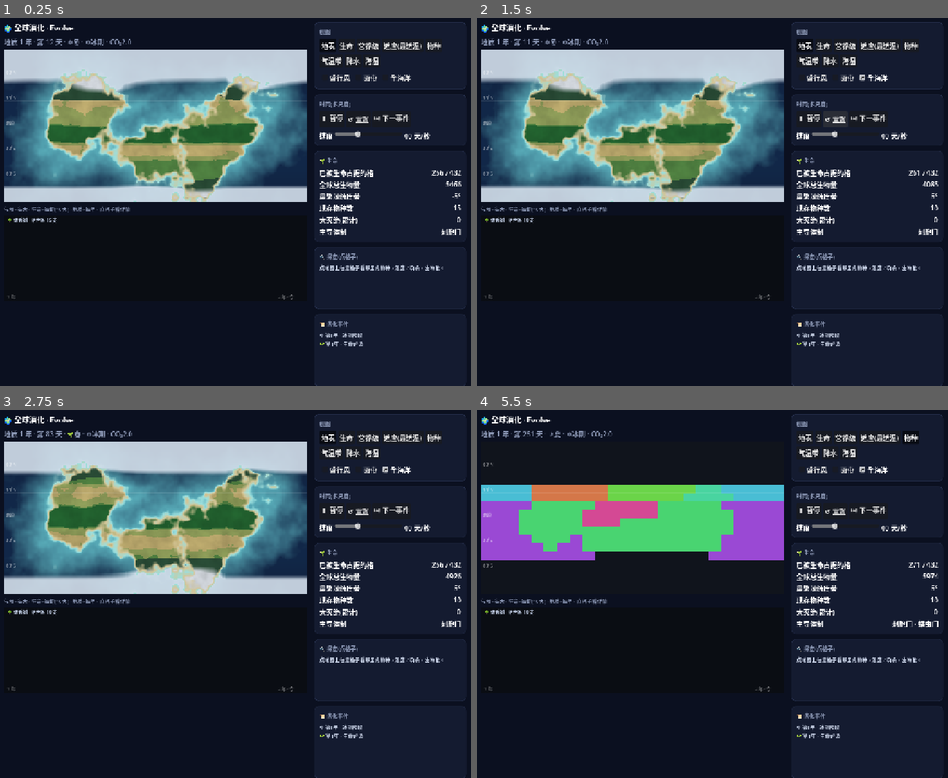
Above: before the commit, frames 1-4 (two rows, left to right).
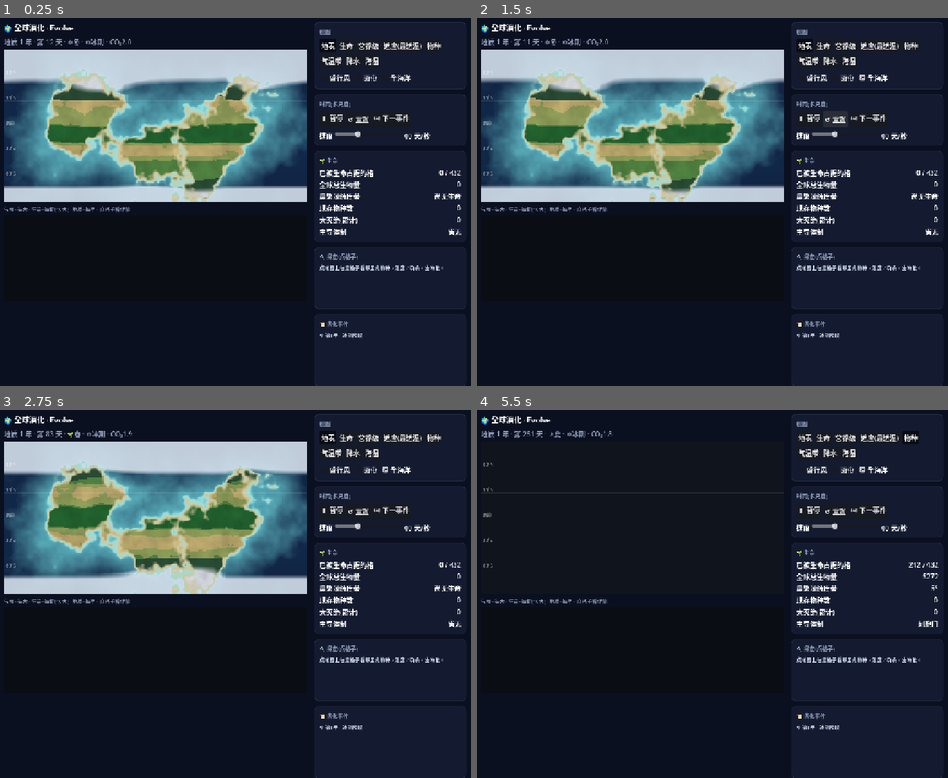
Above: after the commit, the same moments.

Repository: Mass404/survival-model
Game: Godot game, scene res://Main.tscn
Two runs of this game, one before a commit and one after it. Both use one fixed random seed, a clock stepped at 60 frames per second and the inputs below.
Inputs:
- Up to frame 1 (0.25 s): no input
- Up to frame 2 (1.5 s): click "全海洋" at 0.5 s; click "↺ 重置" at 1.25 s
- Up to frame 3 (2.75 s): click "地表" at 2 s
- Up to frame 4 (5.5 s): click "生命" at 2.75 s; click "营养级" at 3.5 s; click "适应(最适温)" at 4.25 s; click "物种" at 5 s

The runs differ from the first frame. In frame 1, 0.4% of the frame differs, in the area x 1-98%, y 41-90%; in frame 2, 0.4%; in frame 3, 0.4%; in frame 4, 13%, in the area x 0-98%, y 5-90%.

Commit message:
feat: 史前有机化学搬运—生命起源有机汤门 + 闪电固氮(从 world.html;#6)
- 生命起源: 从'Hab>IGNITE直接点燃'升级成'每格攒有机汤(Org)跨阈点燃'。
  Org合成=暖×能量(还原缓冲)×原料(CO2×可用氮)×无氧×有水 - O2氧化降解;
  跨ORG_IGNITE才点燃→生命起源延迟到第2年,且无氧早期才行
  (anox随O2走→自然实现GOE后难点燃)。
- 守恒: Org↔CO2交换记入新库organicC,总碳含organicC一克不差(漂移7.6e-11)。
- 闪电固氮: 非生物固氮(暖湿→雷暴),生命前也供氮;atmN2→availN守恒。
- 新增prebiocheck.gd验证。
- 验证: 生命起源@第2年、起源O2=0(无氧)、碳氮守恒、GOE形态在;
  validate回归健全(成因谱系: 冰期/缺氧/暖室/撞击)。

Co-Authored-By: Claude Opus 4.8 <noreply@anthropic.com>

Diff:
--- a/godot/conscheck.gd
+++ b/godot/conscheck.gd
@@ -6,7 +6,7 @@
 func _initialize() -> void:
 	var w = Sim.new()
 	w.spinUp()
-	var c0: float = w.globalCO2 + w.ocnC + w.fosC + w.rockC
+	var c0: float = w.globalCO2 + w.ocnC + w.fosC + w.rockC + w.organicC
 	var n0: float = w.atmN2 + w.availN
 	print("spin-up 后  总碳 %.6f  总氮 %.6f" % [c0, n0])
 	var day := 0
@@ -18,11 +18,11 @@
 			w.stepGeo()
 			if goe < 0 and w.globalO2 > 1.0: goe = w.geoT
 			if w.geoT % 20 == 0:
-				var ct: float = w.globalCO2 + w.ocnC + w.fosC + w.rockC
+				var ct: float = w.globalCO2 + w.ocnC + w.fosC + w.rockC + w.organicC
 				var nt: float = w.atmN2 + w.availN
 				print("  第%3d年  总碳 %.6f  总氮 %.6f | 大气CO2 %.2f  O2 %.2f  还原库 %.0f  化石 %.1f" % [w.geoT, ct, nt, w.globalCO2, w.globalO2, w.globalRed, w.fosC])
 		day += 1
-	var c1: float = w.globalCO2 + w.ocnC + w.fosC + w.rockC
+	var c1: float = w.globalCO2 + w.ocnC + w.fosC + w.rockC + w.organicC
 	var n1: float = w.atmN2 + w.availN
 	print("================ 守恒账本验证 ================")
 	print("碳: 初 %.6f → 末 %.6f" % [c0, c1]); print("   碳漂移 = ", c1 - c0)
--- /dev/null
+++ b/godot/prebiocheck.gd
@@ -0,0 +1,46 @@
+extends SceneTree
+# 史前有机化学 headless 验证: godot --headless --path godot --script res://prebiocheck.gd
+# 验证 生命起源从'有机汤门'涌现(非第1年直接点燃) + 无氧早期才点燃 + 有机物守恒(总碳含 organicC)
+const Sim = preload("res://sim/World.gd")
+
+func _initialize() -> void:
+	var w = Sim.new()
+	w.spinUp()
+	var c0: float = w.globalCO2 + w.ocnC + w.fosC + w.rockC + w.organicC
+	var sz: int = w.N.size()
+	var day := 0
+	var igniteY := -1
+	var igniteO2 := -1.0
+	var igniteOrg := 0.0
+	var orgPeak := 0.0
+	var goeY := -1
+	var orgAtGOE := -1.0
+	for step in 120 * Sim.YEAR:
+		w.stepDay(day % Sim.YEAR)
+		if day % 10 == 0: w.stepLife(10.0)
+		if day % Sim.YEAR == 0:
+			w.stepGeo()
+			var so := 0.0
+			for k in sz: so += w.Org[k]
+			orgPeak = maxf(orgPeak, so)
+			if igniteY < 0:
+				var alive := false
+				for k in sz:
+					if w.N[k] > Sim.SEED: alive = true; break
+				if alive: igniteY = w.geoT; igniteO2 = w.globalO2; igniteOrg = so
+			if goeY < 0 and w.globalO2 > 1.0: goeY = w.geoT; orgAtGOE = so
+		day += 1
+	var c1: float = w.globalCO2 + w.ocnC + w.fosC + w.rockC + w.organicC
+	var cdrift: float = absf(c1 - c0)
+	print("=== 史前有机化学(生命起源)验证 ===")
+	print("生命起源 @ 第 %d 年  (起源时 O2=%.2f, ΣOrg=%.1f)" % [igniteY, igniteO2, igniteOrg])
+	print("ΣOrg 峰值 = %.1f,  有机碳库 organicC = %.4f" % [orgPeak, w.organicC])
+	if goeY > 0: print("GOE @ 第 %d 年, 当时 ΣOrg=%.1f" % [goeY, orgAtGOE])
+	print("总碳(含 organicC): 初 %.5f → 末 %.5f, 漂移 " % [c0, c1], cdrift)
+	var delayOK: bool = igniteY > 1
+	var anoxOK: bool = igniteY > 0 and igniteO2 < 2.0
+	var consOK: bool = cdrift < 1e-3
+	print("有机汤门(延迟起源): %s (第%d年,不再第1年直接点燃)" % ["✅" if delayOK else "❌", igniteY])
+	print("无氧早期点燃: %s (起源 O2=%.2f < 2)" % ["✅" if anoxOK else "❌", igniteO2])
+	print("有机物守恒: %s (漂移 < 1e-3)" % ("✅ 一克不差" if consOK else "❌ 漂了"))
+	quit(0 if (delayOK and anoxOK and consOK) else 1)
--- a/godot/sim/World.gd
+++ b/godot/sim/World.gd
@@ -48,6 +48,7 @@
 var N := PackedFloat64Array()      # 生产者生物量
 var H := PackedFloat64Array()      # 食草者(一级消费者)
 var C := PackedFloat64Array()      # 食肉者(二级消费者)
+var Org := PackedFloat64Array()    # 史前有机汤(生命前;合成-降解张弛,跨阈点燃生命)
 var Hab := PackedFloat64Array()
 var Topt := PackedFloat64Array()
 var Salt := PackedFloat64Array()
@@ -90,6 +91,11 @@
 const SEED := 0.05
 const IGNITE := 0.45
 const Kmax := 40.0
+# —— 史前有机化学(从 world.html;生命前攒有机汤,跨阈点燃,无氧早期才行)——
+const oSynK := 0.04      # 有机合成率(暖×能量×原料×无氧×有水)
+const oDecK := 0.02      # 有机降解率(×O₂氧化加成)
+const ORG_IGNITE := 0.4  # 有机汤点燃生命阈值(替代 Hab>IGNITE)
+const cOrgK := 0.003     # 有机汤↔CO₂碳转换(痕量有机碳库,守恒记入 organicC)
 # 食物网(Holling-II 捕食,饱和→稳定;系数按 stepLife dt=10 标定,validate 验金字塔/共存)
 const FW_HALF := 8.0       # 半饱和猎物量
 const FW_GRAZE := 0.5      # 单位捕食者最大摄食压
@@ -164,6 +170,7 @@
 # —— 守恒账本(从 world.html 搬:碳 4 库闭合 + 大氧化 GOE + 氮两库)。总量只在库间搬,守恒 ——
 var ocnC: float = 2.0       # 海洋溶解碳库
 var fosC: float = 0.0       # 化石/沉积有机碳库
+var organicC: float = 0.0   # 史前有机汤碳库(=Org 之和×cOrgK,守恒)
 var rockC: float = 10000.0  # 岩石+地幔碳库(火山源/风化汇)
 const seaExK := 0.05        # 海气碳交换率
 const buryK := 0.05         # 生物碳泵:净埋藏率(大气→化石,放等量 O₂)。温和→火山≈风化+埋藏,大气CO2自稳
@@ -177,6 +184,7 @@
 var availN: float = 2.0     # 可用氮(生物可取)
 const nfixGK := 0.05        # 固氮率(N₂→可用)
 const denitGK := 0.03       # 反硝化率(可用→N₂,缺氧强)
+const sFixK := 0.02         # 闪电固氮率(非生物,暖湿→雷暴;生命前也供氮)
 
 var geoT := 0
 
@@ -358,13 +366,26 @@
 	var aT := 1.0 - exp(-0.05 * dt)
 	var aS := 1.0 - exp(-0.04 * dt)
 	var aD := 1.0 - exp(-0.05 * dt)
-	# 起源:性状=当地环境
-	for j in NLat:
-		var jb := j * NLon
-		for i in NLon:
-			var k := jb + i
-			if Hab[k] > IGNITE and N[k] < SEED:
+	# 史前有机化学 + 起源:每格攒有机汤(合成 暖×能量×原料×无氧×有水 - O₂氧化降解),跨阈才点燃生命
+	var feed := clampf(globalCO2 / 2.0, 0.0, 1.0) * clampf(availN / 2.0, 0.0, 1.0)   # 原料:CO₂ + 可用氮
+	var anox := clampf(1.0 - globalO2 / 3.0, 0.0, 1.0)                               # 无氧度:GOE前高,GOE后→0
+	var eChem := 0.4 + 0.6 * clampf(globalRed / 4.0, 0.0, 1.0)                       # 还原缓冲≈喷口/火山化学能
+	var oxidD := 1.0 + 5.0 * clampf(globalO2 / 5.0, 0.0, 1.0)                        # O₂→氧化降解加快
+	var dwOrg := dt / 10.0
+	var dOrg := 0.0
+	for j in NLat:
+		var jb := j * NLon
+		for i in NLon:
+			var k := jb + i
+			var tf := Teff(j, i)
+			var warm := clampf((tf + 5.0) / 25.0, 0.0, 1.0) * clampf((60.0 - tf) / 40.0, 0.0, 1.0)
+			var syn := oSynK * warm * eChem * feed * anox * Hab[k] * dwOrg
+			var dec := oDecK * Org[k] * oxidD * dwOrg
+			Org[k] = maxf(0.0, Org[k] + syn - dec)
+			dOrg += syn - dec
+			if N[k] < SEED and Org[k] > ORG_IGNITE and Hab[k] > 0.05:   # 有机汤够浓+有水→点燃(无氧已含在 Org 累积里)
 				N[k] = SEED; Topt[k] = Teff(j, i); Salt[k] = envSalt(j, i); Dry[k] = envDry(j, i)
+	globalCO2 -= cOrgK * dOrg; organicC += cOrgK * dOrg                              # 守恒:合成扣CO₂/降解还,记入有机碳库
 	# 增长 + 本地适应 + 形态发育
 	for j in NLat:
 		var jb := j * NLon
@@ -586,6 +607,8 @@
 	globalRed = min(500.0, globalRed + redSupK)                                  # 火山持续补还原物
 	# 氮:固氮(N₂→可用)↔反硝化(可用→N₂,缺氧强),两库守恒
 	var anox := clampf(1.0 - globalO2 / 5.0, 0.0, 1.0)
+	var lightFix: float = sFixK * clampf(globalCO2 / CO2ref, 0.5, 2.0) * clampf(1.0 - availN / 5.0, 0.0, 1.0)   # 闪电固氮(非生物,暖湿→雷暴多;生命前也供氮)
+	atmN2 -= lightFix; availN += lightFix
 	var fix: float = nfixGK * clampf(bio / 5000.0, 0.0, 1.0) * clampf(1.0 - availN / 5.0, 0.0, 1.0)
 	atmN2 -= fix; availN += fix
 	var den := denitGK * availN * anox; availN -= den; atmN2 += den
@@ -687,6 +710,7 @@
 func spinUp() -> void:
 	initClimate()
 	N = gridF(0.0); H = gridF(0.0); C = gridF(0.0); Hab = gridF(0.0); Topt = gridF(0.0); Salt = gridF(0.0); Dry = gridF(0.0)
+	Org = gridF(0.0)
 	spId = PackedInt32Array(); spId.resize(SZ)
 	rSex = gridF(0.0); Par = gridF(0.0)
 	Sym = gridF(0.0); Seg = gridF(0.0); Limb = gridF(0.0); Axis = gridF(0.0)
@@ -694,7 +718,7 @@
 	events = []; _seen_life = false; _in_ice = false; _in_warm = false
 	MOC = 1.0; geoT = 0; climCool = 0.0; globalCO2 = 2.0; impactWinter = 0.0
 	iceVol = 0.0; refIce = -1.0; seaOffset = 0.0
-	ocnC = 2.0; fosC = 0.0; rockC = 10000.0; globalO2 = 0.0; globalRed = 4.0; atmN2 = 1000.0; availN = 2.0
+	ocnC = 2.0; fosC = 0.0; rockC = 10000.0; globalO2 = 0.0; globalRed = 4.0; atmN2 = 1000.0; availN = 2.0; organicC = 0.0
 	disE = PackedFloat64Array(); disE.resize(SZ * NE)
 	depE = PackedFloat64Array(); depE.resize(SZ * NE)
 	subPoolE = PackedFloat64Array(); subPoolE.resize(NE)
